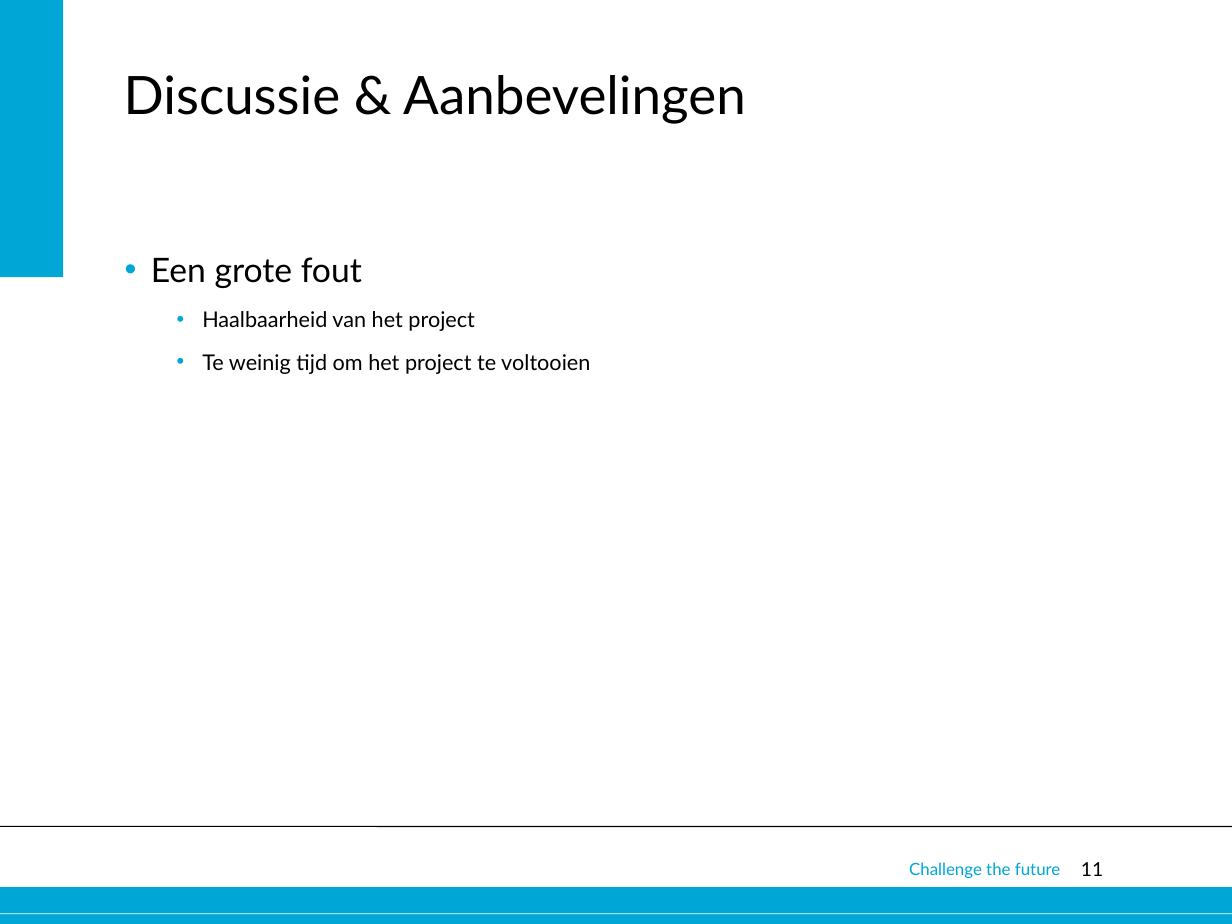
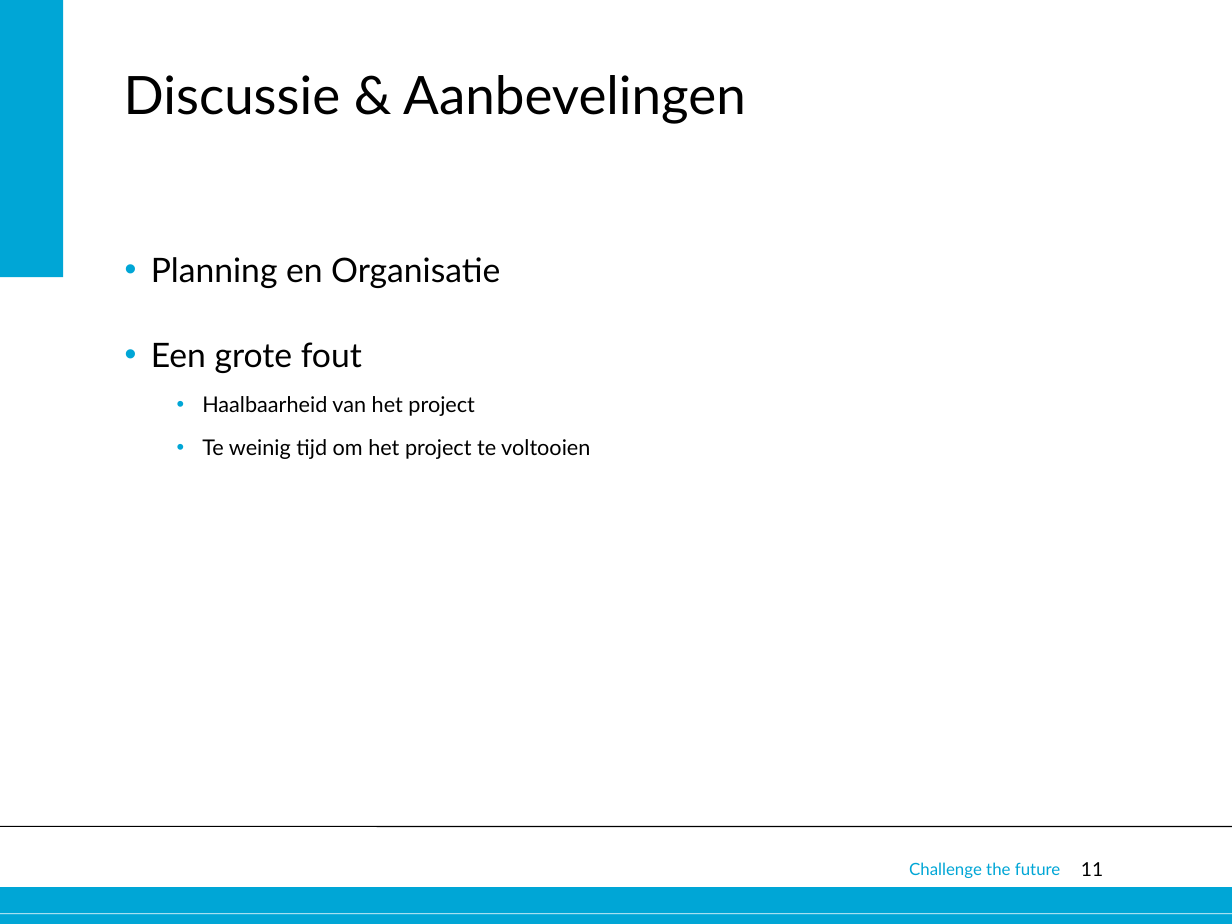
Before and after one commit to 0v3rf10w/epo3a5, a slide deck: slide 11 of Eindpresentatie.pptx. Drawn at 1232x924 pixels with LibreOffice and Linux fonts; fonts in the diff are those of the drawing; background and template pictures are left out. Boxes give left, top, right and bottom in pixels: in the first picture for what was removed or moved away, otherwise in the second. Text is boxed around its words. In the diff, an @@ line names an element or a change of style, - is before the commit and + after.

```diff
--- a/Eindpresentatie.pptx
+++ b/Eindpresentatie.pptx
@@ text at <box>151,257,500,288</box>: paragraph added @@
+• Planning en Organisatie
```
